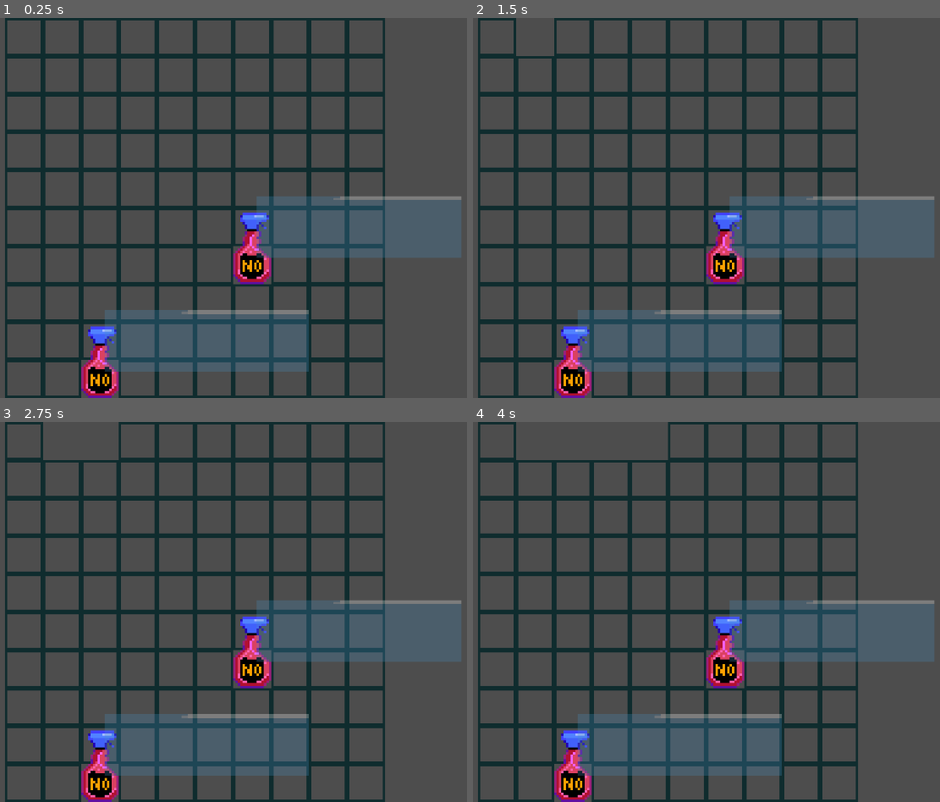
Above: before the commit, frames 1-4 (two rows, left to right).
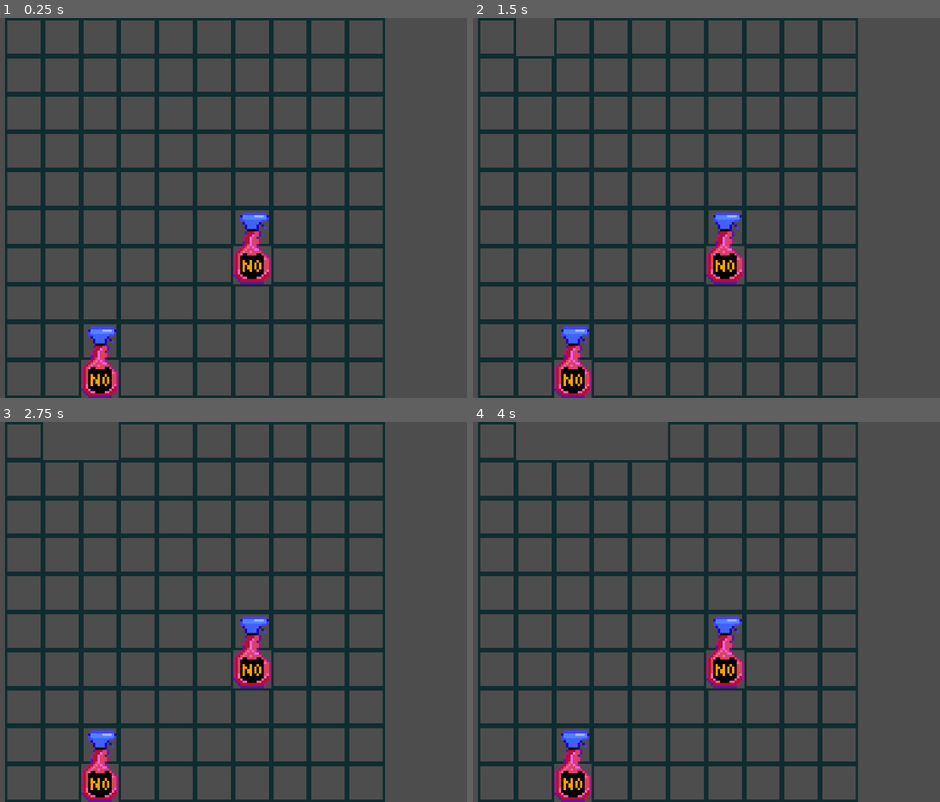
Above: after the commit, the same moments.

Repository: pmaitland/GGJ2026
Game: Godot game, scene res://scenes/main.tscn
Same seed, same stepped clock (60 frames per second), same inputs: the game is played once before the commit and once after it. The engine's default icon, where the game draws it, is replaced by a stand-in: a white triangle on a blue panel in a dark square.
Inputs (mouse positions are in pixels of both pictures, inside the frame that each line leads up to):
- Up to frame 1 (0.25 s): no input
- Up to frame 2 (1.5 s): tap Enter at 0.5 s; move the mouse to (496, 37) at 0.52 s; click (496, 37) at 0.67 s; tap Space at 1.25 s; move the mouse to (533, 37) at 1.27 s; click (533, 37) at 1.42 s
- Up to frame 3 (2.75 s): tap Enter at 2 s; move the mouse to (98, 441) at 2.02 s; click (98, 441) at 2.17 s
- Up to frame 4 (4 s): tap Space at 2.75 s; move the mouse to (613, 441) at 2.77 s; click (613, 441) at 2.92 s; tap Enter at 3.5 s; move the mouse to (650, 441) at 3.52 s; click (650, 441) at 3.67 s

The runs differ from the first frame. In frame 1, 14% of the frame differs, in the area x 22-99%, y 46-94%; in frame 2, 14%; in frame 3, 14%; in frame 4, 14%.

Commit message:
spray (#16)

Diff:
--- a/mask/scenes/tower.tscn
+++ b/mask/scenes/tower.tscn
@@ -1,12 +1,11 @@
 [gd_scene format=3 uid="uid://okvf6s02rpua"]
 
 [ext_resource type="Script" uid="uid://b1in7qctumvij" path="res://scripts/tower.gd" id="1_2x682"]
-[ext_resource type="Texture2D" uid="uid://cnfytrl0jhugb" path="res://icon.svg" id="2_ay4al"]
 [ext_resource type="Texture2D" uid="uid://da3qrus8fu38" path="res://sprites/spray/spray-forward-Sheet.png" id="2_jfguu"]
 [ext_resource type="Texture2D" uid="uid://cw18i72lb2woh" path="res://sprites/spray/spray-left-Sheet.png" id="3_85u2j"]
 [ext_resource type="Texture2D" uid="uid://kwbeqyvbny47" path="res://sprites/spray/spray-right-Sheet.png" id="4_xl0gn"]
 [ext_resource type="Texture2D" uid="uid://dp72w778pegtg" path="res://sprites/spray/spray-backwards-Sheet.png" id="5_vqps3"]
-[ext_resource type="Texture2D" uid="uid://cb6y1f2ti3a66" path="res://sprites/basic_ant.png" id="7_xl0gn"]
+[ext_resource type="Texture2D" uid="uid://ccjxwijhx725y" path="res://sprites/spray/spray-ray.png" id="6_85u2j"]
 
 [sub_resource type="AtlasTexture" id="AtlasTexture_qfw7u"]
 atlas = ExtResource("2_jfguu")
@@ -164,31 +163,90 @@
 "speed": 6.0
 }]
 
-[sub_resource type="AtlasTexture" id="AtlasTexture_85u2j"]
-atlas = ExtResource("2_ay4al")
-region = Rect2(32, 64, 32, 32)
+[sub_resource type="AtlasTexture" id="AtlasTexture_xl0gn"]
+atlas = ExtResource("6_85u2j")
+region = Rect2(0, 0, 48, 16)
 
 [sub_resource type="AtlasTexture" id="AtlasTexture_vqps3"]
-atlas = ExtResource("7_xl0gn")
-region = Rect2(30, 0, 6, 1)
+atlas = ExtResource("6_85u2j")
+region = Rect2(48, 0, 48, 16)
+
+[sub_resource type="AtlasTexture" id="AtlasTexture_dk8x1"]
+atlas = ExtResource("6_85u2j")
+region = Rect2(96, 0, 48, 16)
+
+[sub_resource type="AtlasTexture" id="AtlasTexture_sdbll"]
+atlas = ExtResource("6_85u2j")
+region = Rect2(144, 0, 48, 16)
+
+[sub_resource type="AtlasTexture" id="AtlasTexture_di6vr"]
+atlas = ExtResource("6_85u2j")
+region = Rect2(192, 0, 48, 16)
+
+[sub_resource type="AtlasTexture" id="AtlasTexture_jtvrq"]
+atlas = ExtResource("6_85u2j")
+region = Rect2(240, 0, 48, 16)
+
+[sub_resource type="AtlasTexture" id="AtlasTexture_t6gji"]
+atlas = ExtResource("6_85u2j")
+region = Rect2(288, 0, 48, 16)
+
+[sub_resource type="AtlasTexture" id="AtlasTexture_rc43p"]
+atlas = ExtResource("6_85u2j")
+region = Rect2(336, 0, 48, 16)
+
+[sub_resource type="AtlasTexture" id="AtlasTexture_dk4do"]
+atlas = ExtResource("6_85u2j")
+region = Rect2(384, 0, 48, 16)
+
+[sub_resource type="AtlasTexture" id="AtlasTexture_kxhak"]
+atlas = ExtResource("6_85u2j")
+region = Rect2(432, 0, 48, 16)
 
 [sub_resource type="SpriteFrames" id="SpriteFrames_xl0gn"]
 animations = [{
 "frames": [{
 "duration": 1.0,
-"texture": SubResource("AtlasTexture_85u2j")
+"texture": SubResource("AtlasTexture_xl0gn")
 }, {
 "duration": 1.0,
 "texture": SubResource("AtlasTexture_vqps3")
+}, {
+"duration": 1.0,
+"texture": SubResource("AtlasTexture_dk8x1")
+}, {
+"duration": 1.0,
+"texture": SubResource("AtlasTexture_sdbll")
+}, {
+"duration": 1.0,
+"texture": SubResource("AtlasTexture_di6vr")
+}, {
+"duration": 1.0,
+"texture": SubResource("AtlasTexture_jtvrq")
+}, {
+"duration": 1.0,
+"texture": SubResource("AtlasTexture_t6gji")
+}, {
+"duration": 1.0,
+"texture": SubResource("AtlasTexture_rc43p")
+}, {
+"duration": 1.0,
+"texture": SubResource("AtlasTexture_dk4do")
+}, {
+"duration": 1.0,
+"texture": SubResource("AtlasTexture_kxhak")
+}, {
+"duration": 1.0,
+"texture": SubResource("AtlasTexture_xl0gn")
 }],
 "loop": false,
 "name": &"default",
-"speed": 1.0
+"speed": 15.0
 }]
 
 [sub_resource type="CapsuleShape2D" id="CapsuleShape2D_xl0gn"]
-radius = 12.999998
-height = 90.0
+radius = 9.0
+height = 58.0
 
 [sub_resource type="CircleShape2D" id="CircleShape2D_85u2j"]
 
@@ -201,23 +259,22 @@
 animation = &"right"
 
 [node name="Attack" type="Node2D" parent="." unique_id=1768136673]
-position = Vector2(0, -16)
+position = Vector2(0, -19.94)
 
 [node name="AnimatedSprite2D" type="AnimatedSprite2D" parent="Attack" unique_id=2105923792]
-self_modulate = Color(1, 1, 1, 0.27058825)
-position = Vector2(45, 0)
-scale = Vector2(2.6875, 0.8125)
+position = Vector2(31.38, 0)
+rotation = 3.1415927
 sprite_frames = SubResource("SpriteFrames_xl0gn")
 
 [node name="AttackArea" type="Area2D" parent="Attack" unique_id=1718937138]
 rotation = -1.5707964
 
 [node name="CollisionShape2D" type="CollisionShape2D" parent="Attack/AttackArea" unique_id=1325356176]
-position = Vector2(0, 44)
+position = Vector2(0, 29)
 shape = SubResource("CapsuleShape2D_xl0gn")
 
 [node name="RangeCast" type="ShapeCast2D" parent="Attack" unique_id=1994155896]
-scale = Vector2(9, 9)
+scale = Vector2(5.64, 5.64)
 shape = SubResource("CircleShape2D_85u2j")
 target_position = Vector2(0, 0)
 
Not shown, changed: mask/sprites/spray/spray-ray.png.import
